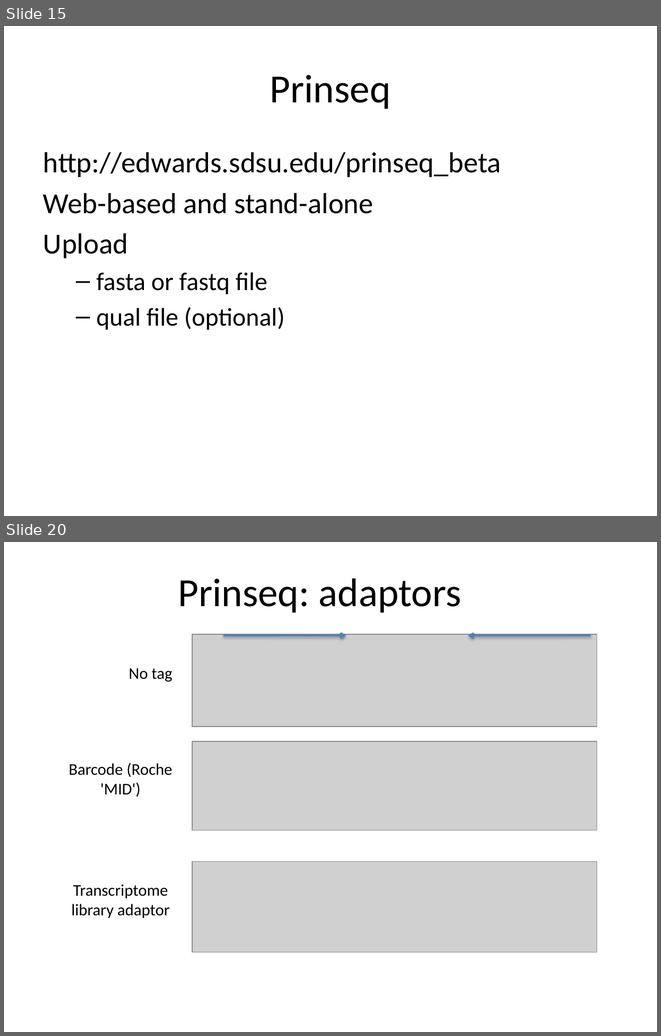
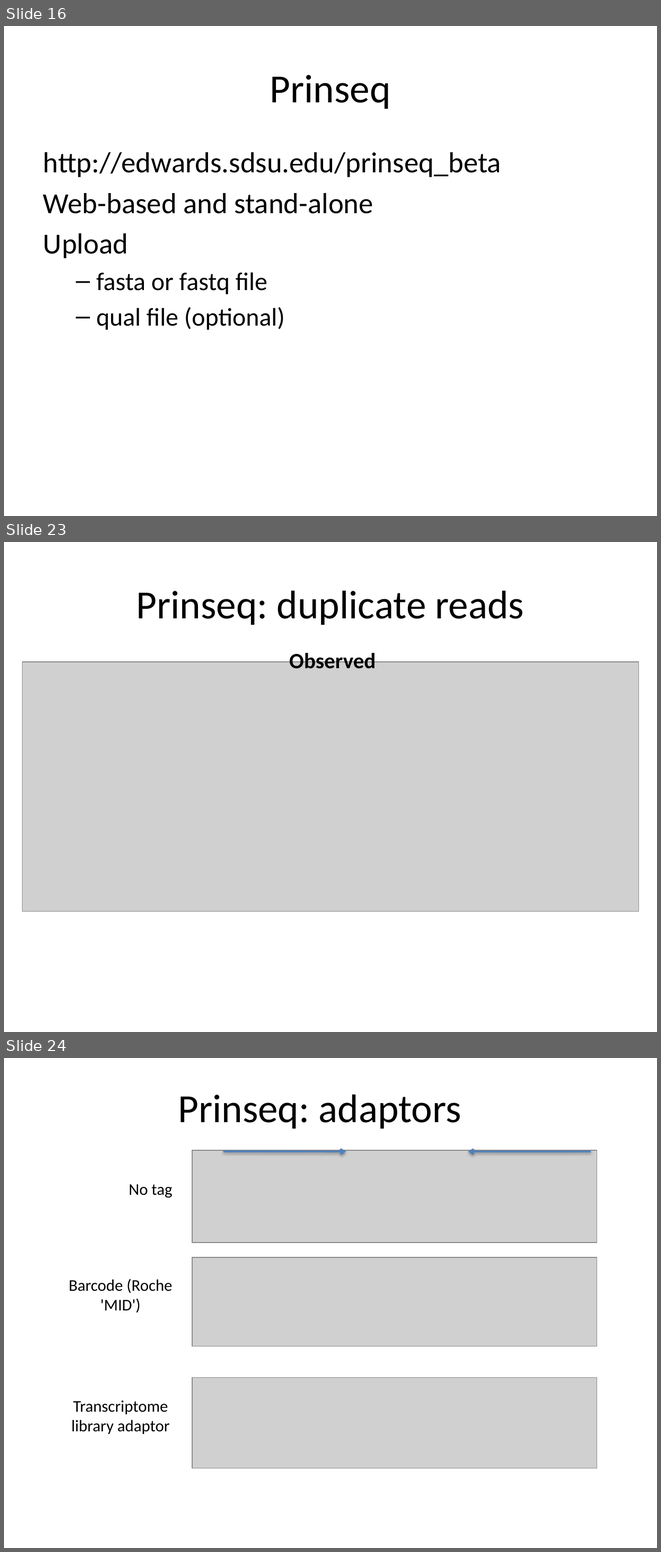
Before and after one commit to lexnederbragt/denovo-assembly-tutorial, a slide deck: presentations/Practical_1_preparing_and_QC_of_sequence_ data.pptx. Shown one above the other, each under a label of ours: slides 15 and 20 before the commit, slides 16, 23 and 24 after it; the slides between them are not shown. The pictures are 661x1036 and 661x1552 pixels, drawn with LibreOffice and Linux fonts; fonts in the diff are those of the drawing; grey boxes stand for pictures. Boxes give left, top, right and bottom in pixels: in the first picture for what was removed or moved away, otherwise in the second. Text is boxed around its words. In the diff, an @@ line names an element or a change of style, - is before the commit and + after.

```diff
--- a/presentations/Practical_1_preparing_and_QC_of_sequence_ data.pptx
+++ b/presentations/Practical_1_preparing_and_QC_of_sequence_ data.pptx
@@ slide 23 added at <box>4,542,657,1032</box>, background #FFFFFF @@
@@ title added at <box>136,590,524,625</box>, 44 pt, text #000000 @@
+Prinseq: duplicate reads
@@ text added at <box>289,650,376,669</box>, 24 pt, text #000000, bold @@
+Observed
@@ picture added at <box>22,661,639,911</box> @@
@@ what was slide 15 is now slide 16 @@
@@ what was slide 20 is now slide 24 @@
```
Also in this commit, not shown: 9 slides changed, 2 other slides added, 1 slide removed.
